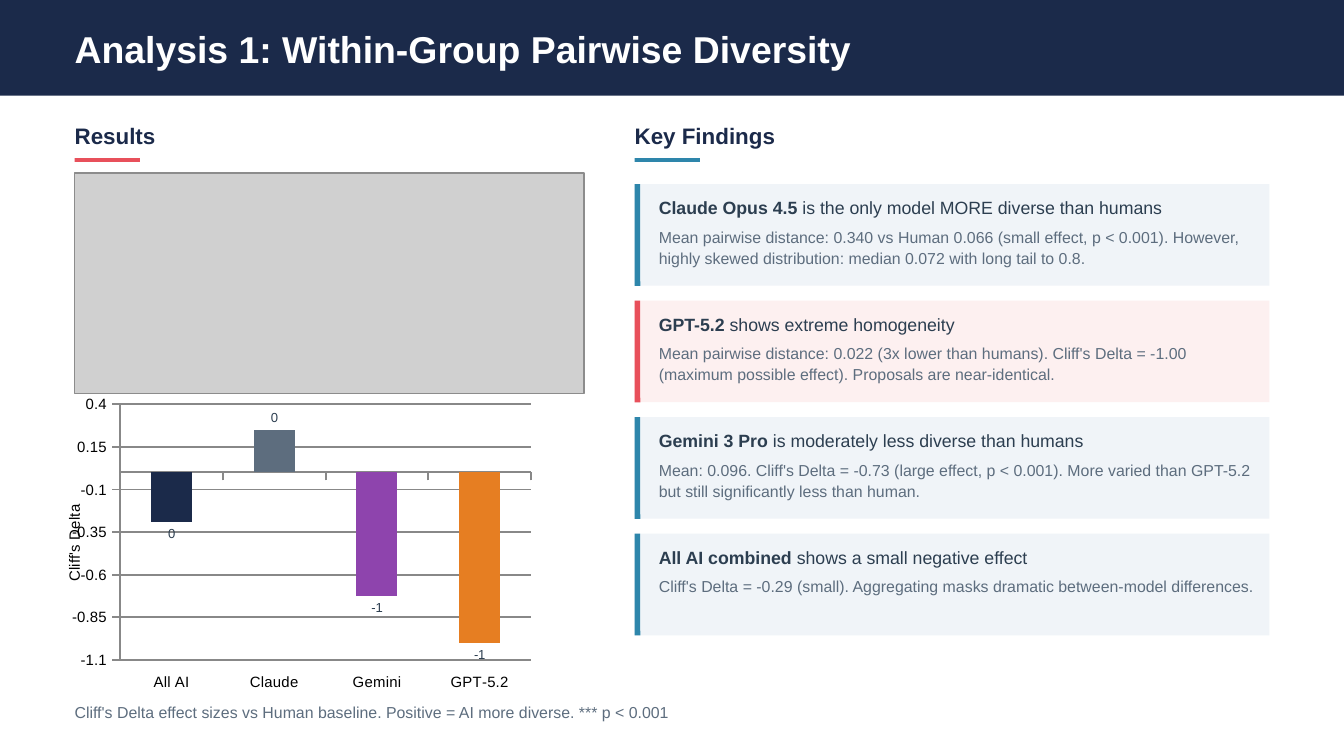
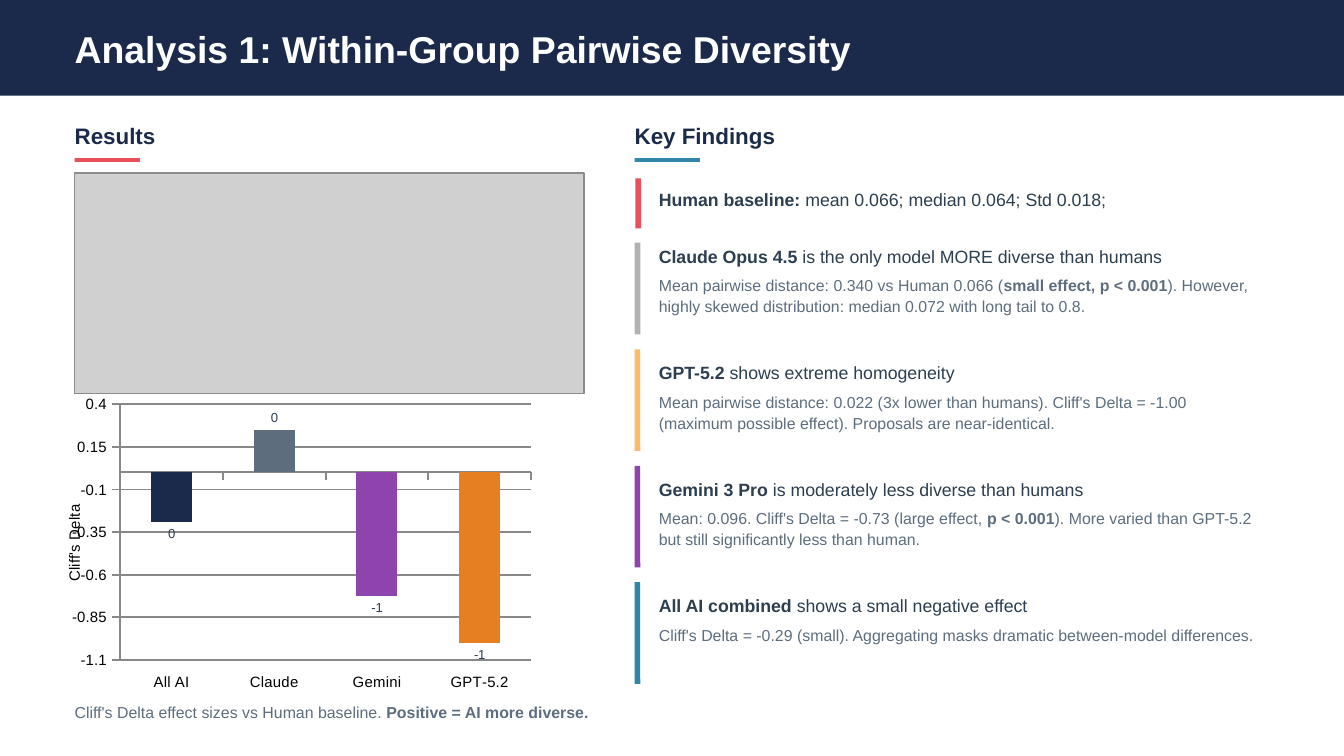
Before and after one commit to eveyhuang/human-AI-proposal, a slide deck: slide 5 of results/diversity_analysis_presentation_baseline.pptx (slide 4 before the commit). Drawn at 1344x756 pixels with LibreOffice and Linux fonts; fonts in the diff are those of the drawing; grey boxes stand for pictures. Boxes give left, top, right and bottom in pixels: in the first picture for what was removed or moved away, otherwise in the second. Text is boxed around its words. In the diff, an @@ line names an element or a change of style, - is before the commit and + after.

Commit message:
updated metadata for ai models

```diff
--- a/results/diversity_analysis_presentation_baseline.pptx
+++ b/results/diversity_analysis_presentation_baseline.pptx
@@ line added from (638, 179) to (638, 228), #E8505B 3 pt @@
@@ rectangle removed at box(634, 184, 1269, 286) @@
@@ text added at box(659, 193, 1106, 209), 9.5 pt, text #2C3E50 @@
+Human baseline: mean 0.066; median 0.064; Std 0.018;
@@ line moved from (637, 184) - (637, 286) to (637, 243) - (637, 335) @@
@@ line (637, 243) - (637, 335): stroke #2E86AB 3 pt to #B2B2B2 3 pt @@
@@ text "Mean pairwise distance: 0.340 vs ..." at box(659, 279, 1248, 316): bold on in "(small effect, p < 0.001)." @@
@@ rectangle removed at box(634, 301, 1269, 403) @@
@@ line (637, 349) - (637, 450): stroke #E8505B 3 pt to #FFBA66 3 pt @@
@@ rectangle removed at box(634, 417, 1269, 519) @@
@@ 8 texts, 3 lines: place and size @@
-8 texts, 3 lines at box(637, 201, 1253, 636)
+8 texts, 3 lines at box(637, 250, 1253, 684)
@@ line (637, 466) - (637, 567): stroke #2E86AB 3 pt to #8E44AD 3 pt @@
@@ text "Mean: 0.096. Cliff's Delta = ..." at box(659, 512, 1251, 549): bold on in "p < 0.001)." @@
@@ rectangle removed at box(634, 534, 1269, 636) @@
@@ text at box(75, 706, 588, 718): text changed @@
-Cliff's Delta effect sizes vs Human baseline. Positive = AI more diverse. *** p < 0.001
+Cliff's Delta effect sizes vs Human baseline. Positive = AI more diverse.
```
Also in this commit, not shown: 14 other slides changed, 4 slides added, 15 other files.
